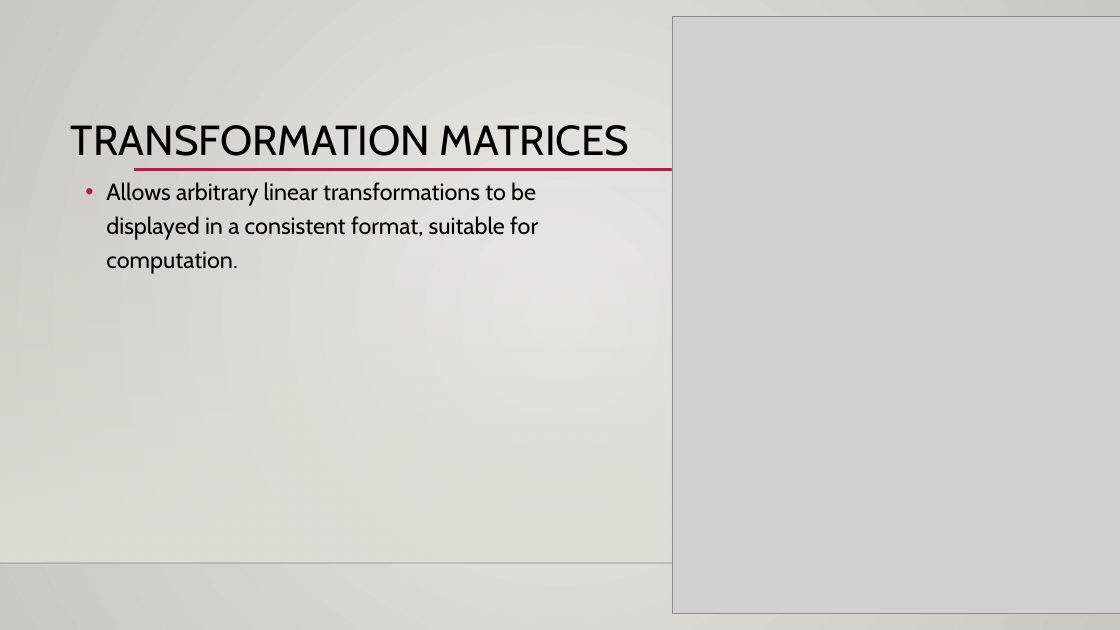
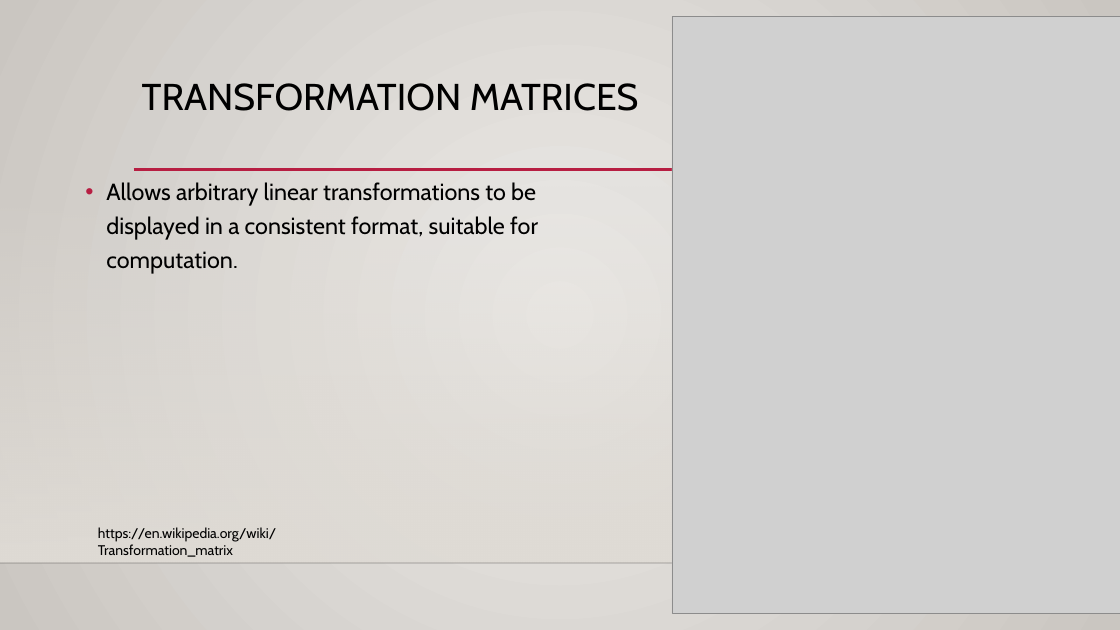
Before and after one commit to michaeltran/DIP-Image-Geometric-Transformation, a slide deck: slide 24 of DIP_Presentation.pptx (slide 21 before the commit). Drawn at 1120x630 pixels with LibreOffice and Linux fonts; fonts in the diff are those of the drawing; grey boxes stand for pictures; background and template pictures are left out. Boxes give left, top, right and bottom in pixels: in the first picture for what was removed or moved away, otherwise in the second. Text is boxed around its words. In the diff, an @@ line names an element or a change of style, - is before the commit and + after.

```diff
--- a/DIP_Presentation.pptx
+++ b/DIP_Presentation.pptx
@@ title "TRANSFORMATION MATRICES": place and size @@
-title "TRANSFORMATION MATRICES" at (71, 125, 630, 156)
+title "TRANSFORMATION MATRICES" at (142, 83, 639, 111)
@@ title "TRANSFORMATION MATRICES" at (142, 83, 639, 111): size 36 to 32 pt @@
@@ text added at (98, 527, 276, 557), 12 pt, text #000000 @@
+https://en.wikipedia.org/wiki/Transformation_matrix
```
Also in this commit, not shown: 17 other slides changed, 3 slides added.
